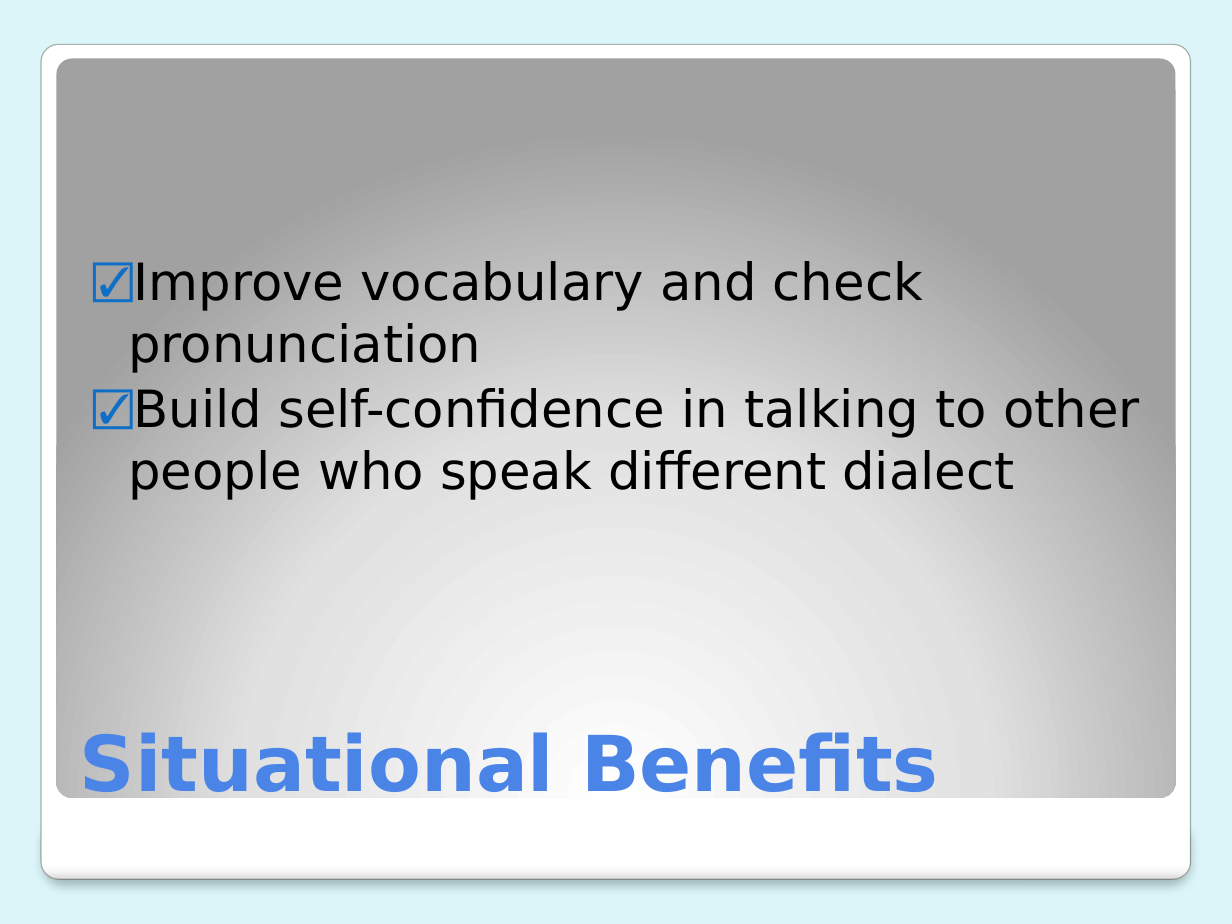
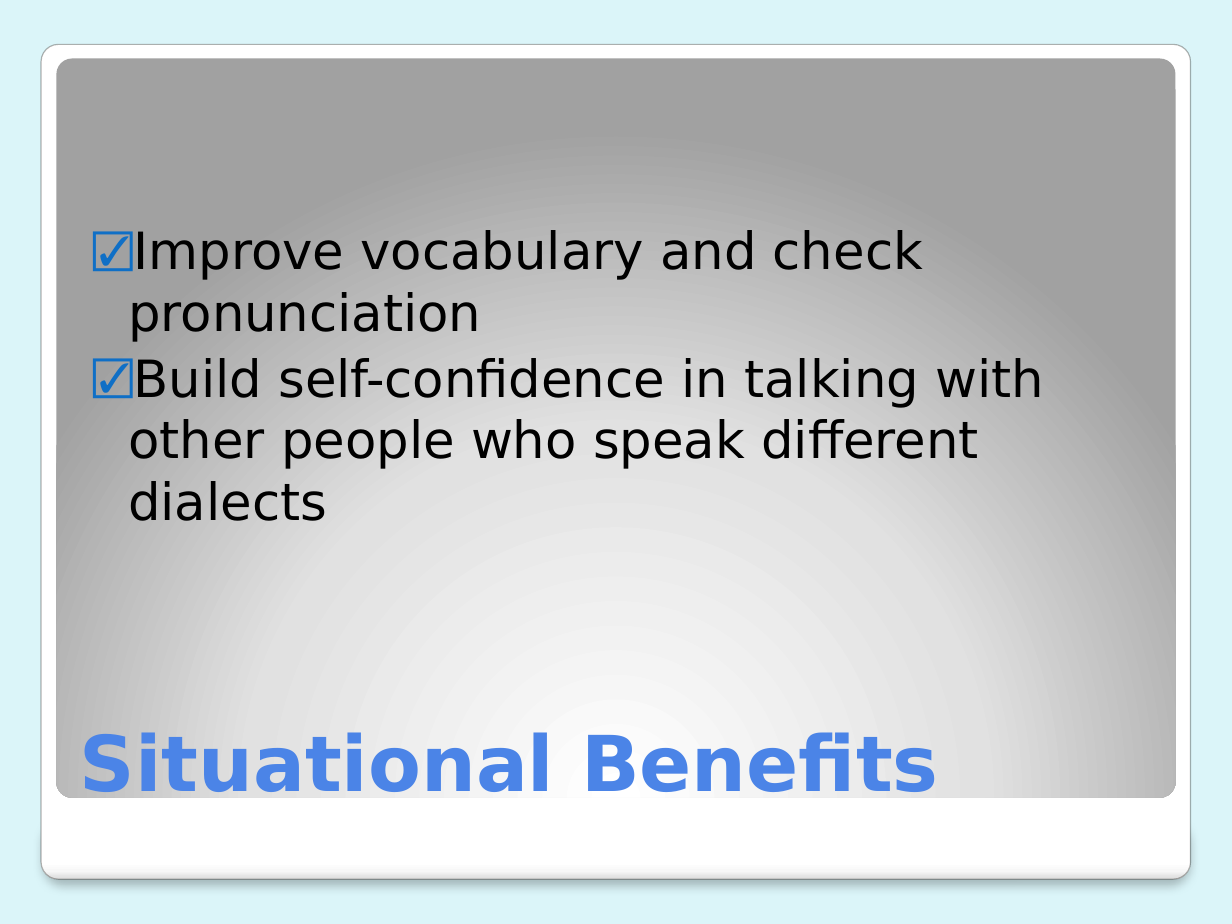
Before and after one commit to mlbelchez/Project---TENTREP, a slide deck: slide 9 of Presentation/PPT/Presentation 4.pptx. Drawn at 1232x924 pixels with LibreOffice and Linux fonts; fonts in the diff are those of the drawing. Boxes give left, top, right and bottom in pixels: in the first picture for what was removed or moved away, otherwise in the second. Text is boxed around its words. In the diff, an @@ line names an element or a change of style, - is before the commit and + after.

Commit message:
updated ppt4

```diff
--- a/Presentation/PPT/Presentation 4.pptx
+++ b/Presentation/PPT/Presentation 4.pptx
@@ text at bbox=[128, 358, 1044, 521]: text changed @@
-☑ Build self-confidence in talking to other people who speak different dialect
+☑ Build self-confidence in talking with other people who speak different dialects
```
Also in this commit, not shown: 11 other slides changed, 5 slides added, 3 slides removed.
